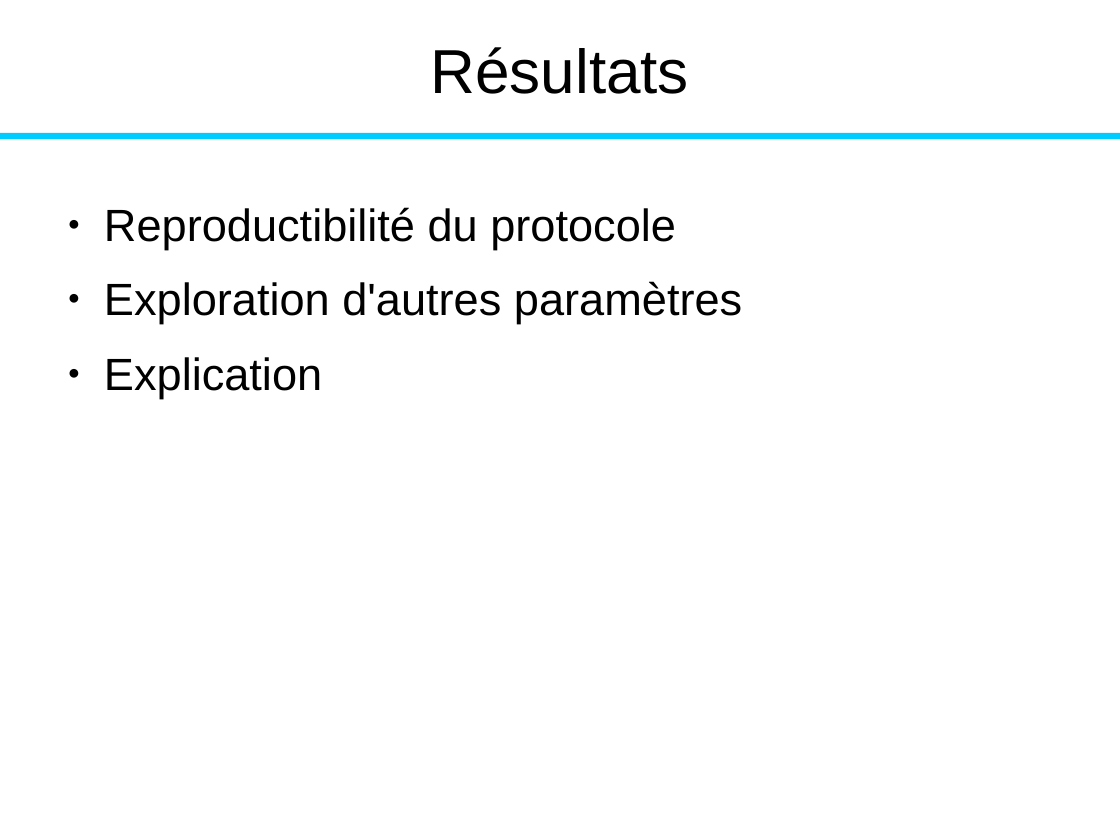
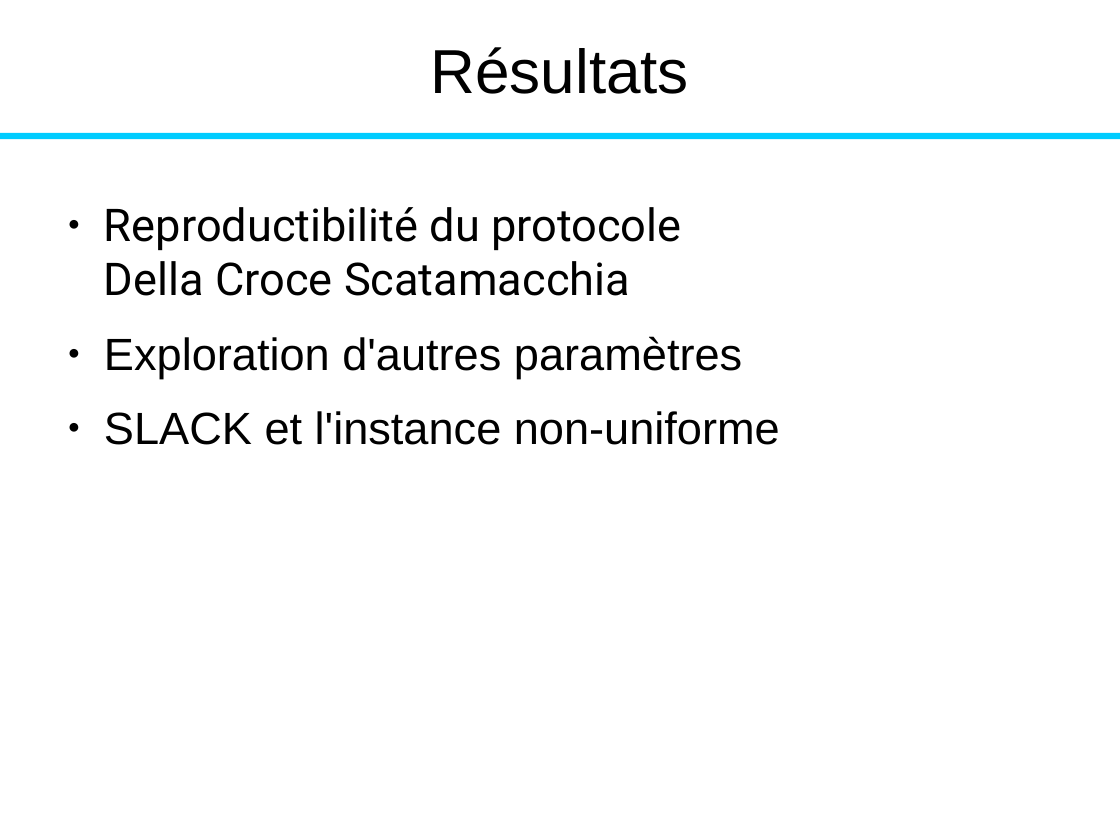
Before and after one commit to fColas68/eprLPT, a slide deck: slide 63 of presentation/presentation.odp (slide 60 before the commit). Drawn at 1120x840 pixels with LibreOffice and Linux fonts; fonts in the diff are those of the drawing. Boxes give left, top, right and bottom in pixels: in the first picture for what was removed or moved away, otherwise in the second. Text is boxed around its words. In the diff, an @@ line names an element or a change of style, - is before the commit and + after.

```diff
--- a/presentation/presentation.odp
+++ b/presentation/presentation.odp
@@ text at box(104, 207, 681, 296): text changed; font Arial to Roboto @@
-● Reproductibilité du protocole
+● Reproductibilité du protocole
+  Della Croce Scatamacchia
@@ text at box(104, 411, 780, 445): text changed @@
-● Explication
+● SLACK et l'instance non-uniforme
```
Also in this commit, not shown: 2 other slides changed, 25 slides added, 1 slide removed.
